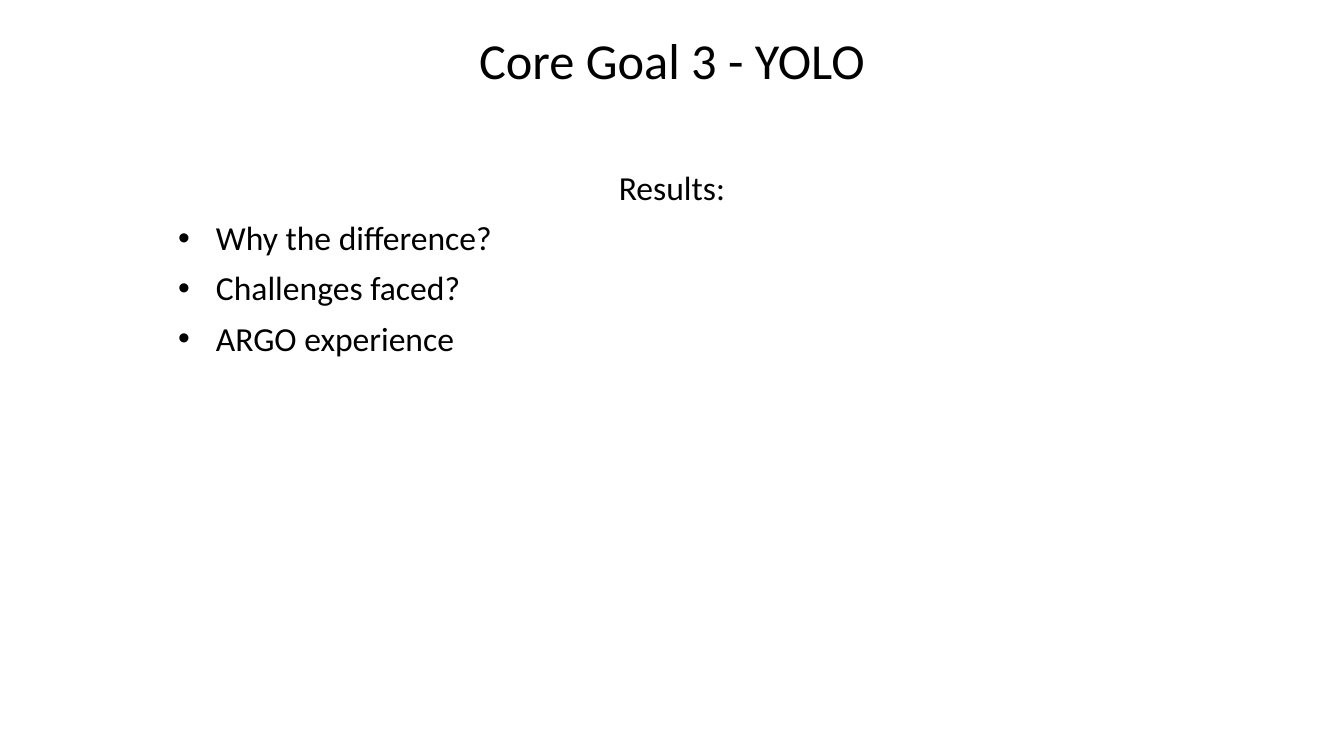
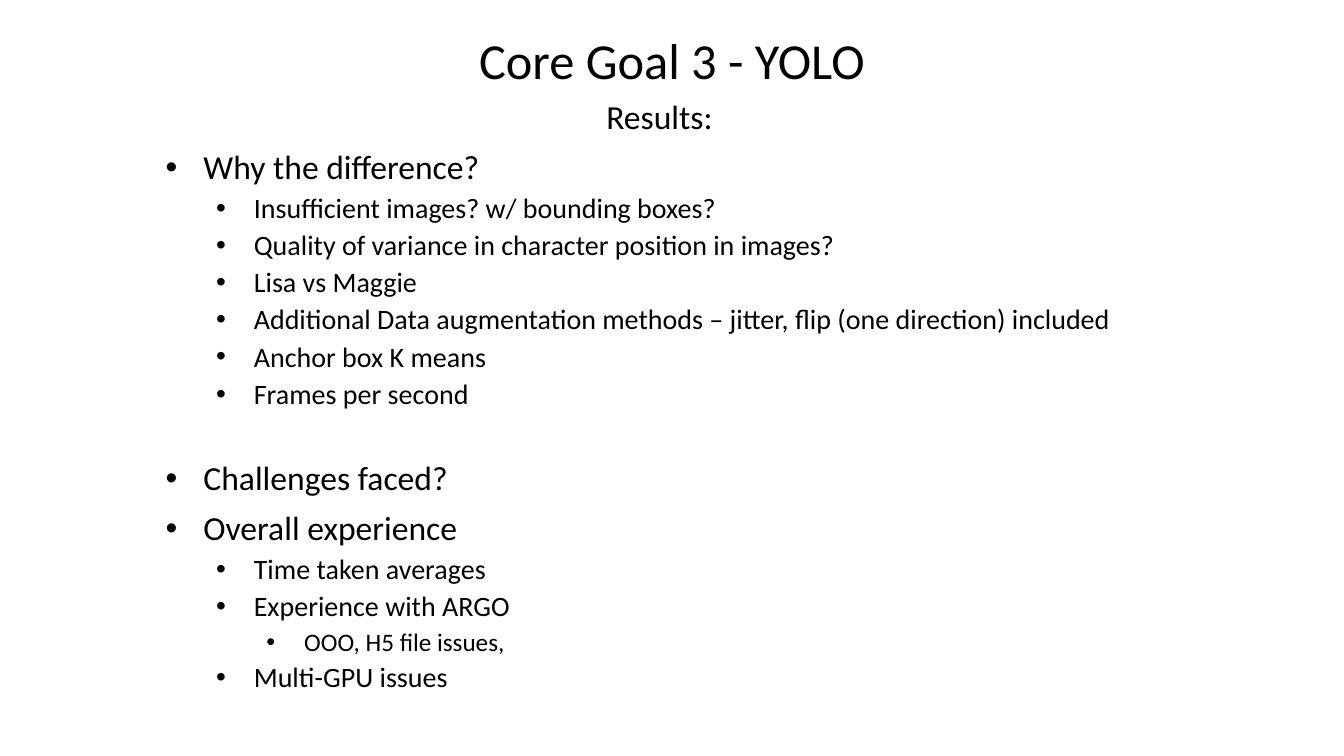
Before and after one commit to zliu007/DAEN690Report, a slide deck: slide 15 of SimpsonsImageDetection_Final Presentation_M.pptx (slide 13 before the commit). Drawn at 1344x756 pixels with LibreOffice and Linux fonts; fonts in the diff are those of the drawing. Boxes give left, top, right and bottom in pixels: in the first picture for what was removed or moved away, otherwise in the second. Text is boxed around its words. In the diff, an @@ line names an element or a change of style, - is before the commit and + after.

```diff
--- a/SimpsonsImageDetection_Final Presentation_M.pptx
+++ b/SimpsonsImageDetection_Final Presentation_M.pptx
@@ subtitle "Results:": place and size @@
-subtitle "Results:" at box(216, 176, 725, 357)
+subtitle "Results:" at box(203, 105, 1110, 688)
@@ subtitle at box(254, 198, 1110, 409): paragraphs added @@
+  • Insufficient images? w/ bounding boxes?
+  • Quality of variance in character position in images?
+  • Lisa vs Maggie
+  • Additional Data augmentation methods – jitter, flip (one direction) included
+  • Anchor box K means
+  • Frames per second
@@ subtitle at box(203, 516, 509, 688): text changed; size 24 to 20 pt @@
-• ARGO experience
+• Overall experience
+  • Time taken averages
+  • Experience with ARGO
+    • OOO, H5 file issues,
+  • Multi-GPU issues
```
Also in this commit, not shown: 6 other slides changed, 3 slides added.
